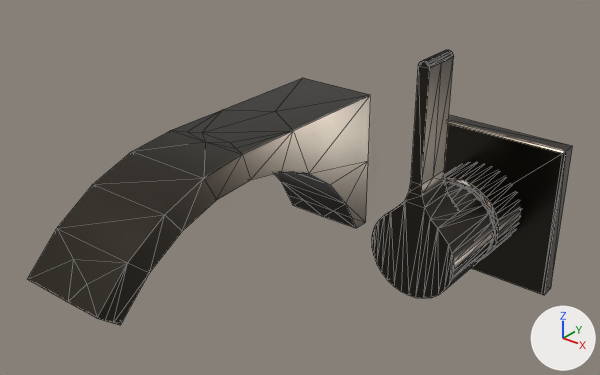
Two versions of the glTF model models/36-861-811-99.glb, one commit apart.
Both versions are drawn from a camera (50 mm lens) standing at (0.204, -0.268, 0.235) and looking at (-0.009, -0.002, 0.07). Lighting does not change. The marker at lower right points along +X, +Y and +Z. The first picture is the older version. Mesh edges are drawn as thin lines. Where no turn or scale is listed for an object, it has been applied to the vertices.

Names of what the first picture shows: 'L_39e64315_0de5_4fbe_98ba_65e3bbbd578a_I2', 'L_928a727d_b490_44d4_9528_7d3cccf2d2c7_I3', 'L_c026b5e7_eb11_40d8_b0c1_1b7583ea4081_I4', 'L_c2266ba6_3cfb_489b_acec_95be93e11fa8_I5', 'L_e762c9f9_117b_4ea6_9dad_26d7e7ed9bc8_I6'.
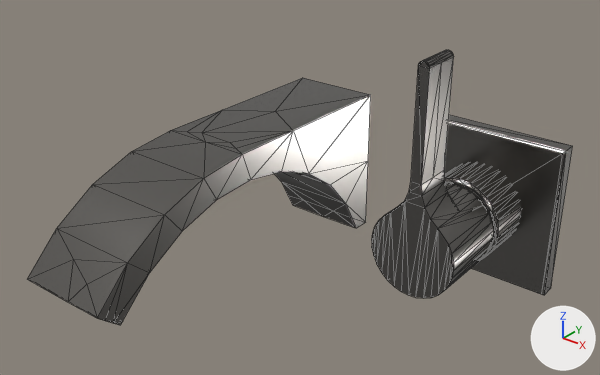
Pixel boxes (x1, y1, x2, y2) of what changed, in the pictures (600 x 375 px):
'L_c026b5e7_eb11_40d8_b0c1_1b7583ea4081_I4', recoloured (dark grey to grey)
    both: (28, 78, 371, 325)
'L_928a727d_b490_44d4_9528_7d3cccf2d2c7_I3', recoloured (dark grey to grey)
    both: (372, 50, 494, 298)
'L_e762c9f9_117b_4ea6_9dad_26d7e7ed9bc8_I6', recoloured (lighter)
    both: (444, 115, 573, 295)
'L_c2266ba6_3cfb_489b_acec_95be93e11fa8_I5', recoloured (dark grey to grey)
    both: (444, 162, 521, 259)
'L_39e64315_0de5_4fbe_98ba_65e3bbbd578a_I2', recoloured
    both: (451, 182, 494, 238)

What the commit changed:
Material 'D_99' (mat_d_99) changes colour from dark grey #4b453e to grey #817e7b; in linear values from (0.0698, 0.0602, 0.0475) to (0.22, 0.21, 0.198).
